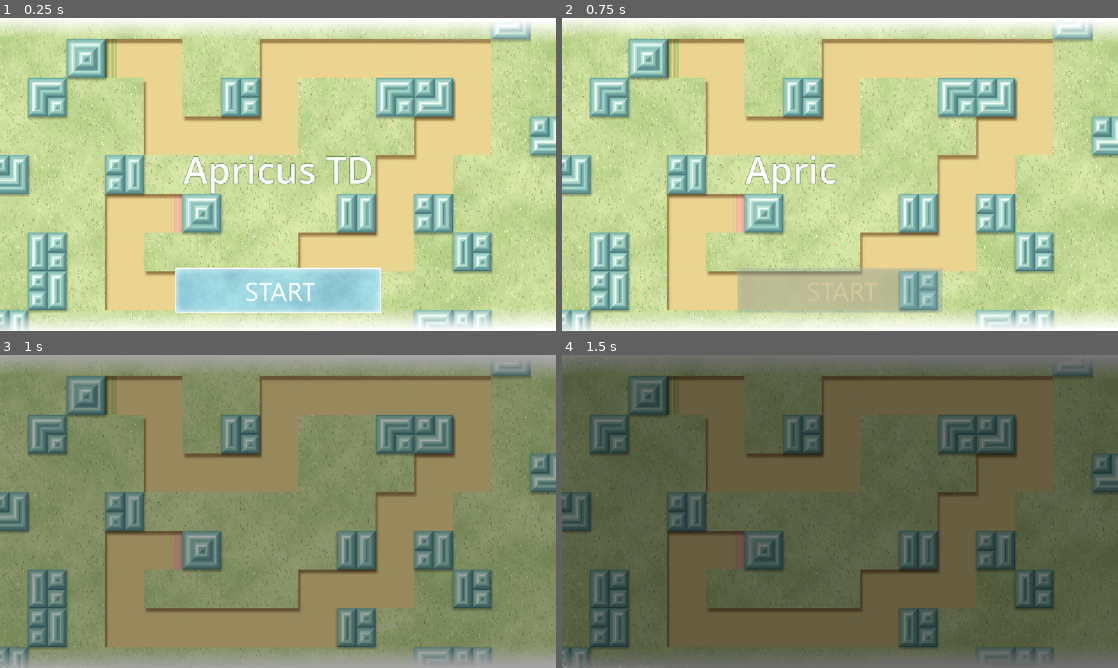
Above: before the commit, frames 1-4 (two rows, left to right).
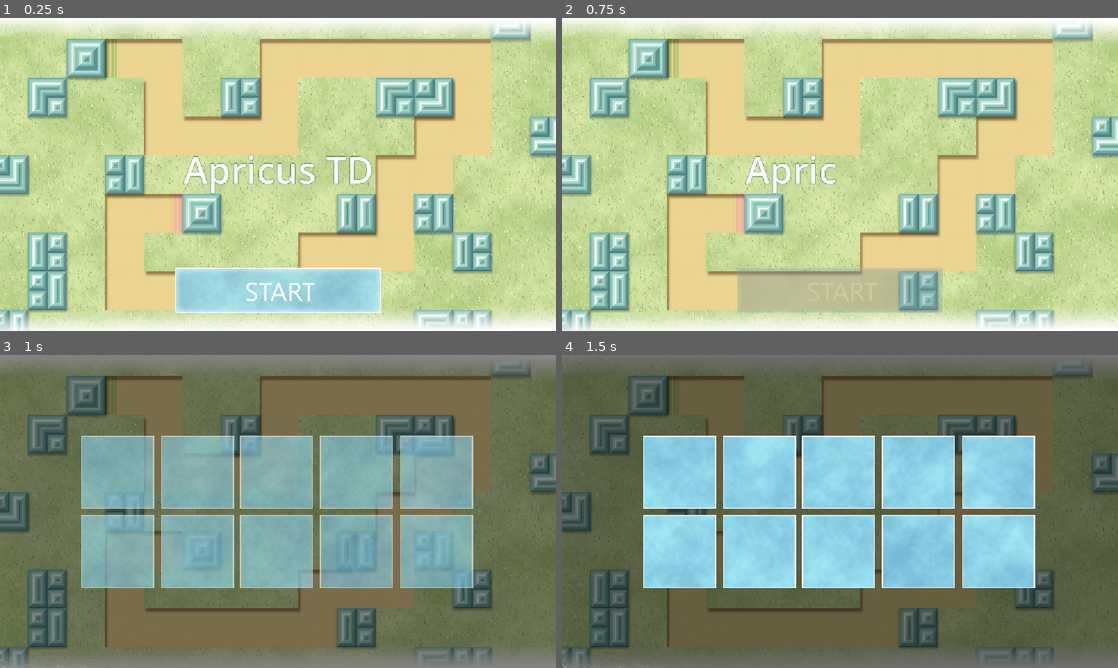
Above: after the commit, the same moments.

Repository: arcjn/Apricus-TD
Game: Godot game, scene res://Scenes/home_page.tscn
Two runs of this game, one before a commit and one after it. Both use one fixed random seed, a clock stepped at 60 frames per second and the inputs below.
Inputs (mouse positions are in pixels of both pictures, inside the frame that each line leads up to):
- Up to frame 1 (0.25 s): no input
- Up to frame 2 (0.75 s): click (840, 290) at 0.5 s
- Up to frame 3 (1 s): no input
- Up to frame 4 (1.5 s): click (678, 470) at 1.27 s

Frames 1-2 are identical in both runs. In frame 3, 94% of the frame differs, in the area x 0-100%, y 0-100%; in frame 4, 31%.

Commit message:
I added level election tiles in the level selection screen
I added 10 little different tiles in my level selection screen which can be clicked to select levels

Diff:
--- a/Scenes/level_select_screen.tscn
+++ b/Scenes/level_select_screen.tscn
@@ -1,3 +1,154 @@
 [gd_scene format=3 uid="uid://yc6gr5tgpcgb"]
 
+[ext_resource type="Texture2D" uid="uid://cddxm0hjwkg22" path="res://Images/LevelSelectBagroung.png" id="1_cmltv"]
+[ext_resource type="Script" uid="uid://c15nclyhv4042" path="res://backgroung.gd" id="2_ehhal"]
+[ext_resource type="Texture2D" uid="uid://bx5anlufcb0er" path="res://Images/Level Select Tiles/T1.png" id="3_axn1m"]
+[ext_resource type="Texture2D" uid="uid://c6tgnp26v5avb" path="res://Images/Level Select Tiles/T2.png" id="4_6byg0"]
+[ext_resource type="Texture2D" uid="uid://bydh2ejhr1t0o" path="res://Images/Level Select Tiles/T3.png" id="5_p0svx"]
+[ext_resource type="Texture2D" uid="uid://csd0dxlmo8nxg" path="res://Images/Level Select Tiles/T4.png" id="6_wtfam"]
+[ext_resource type="Texture2D" uid="uid://cvqmxs48sj845" path="res://Images/Level Select Tiles/T5.png" id="7_id3yd"]
+[ext_resource type="Texture2D" uid="uid://26p13cvtyqht" path="res://Images/Level Select Tiles/T6.png" id="8_qgn01"]
+[ext_resource type="Texture2D" uid="uid://dfawjbm8rjcrc" path="res://Images/Level Select Tiles/T7.png" id="9_hndcd"]
+[ext_resource type="Texture2D" uid="uid://cr2mqajgrlu6" path="res://Images/Level Select Tiles/T8.png" id="10_042ib"]
+[ext_resource type="Texture2D" uid="uid://darvr46d044yj" path="res://Images/Level Select Tiles/T9.png" id="11_enecf"]
+[ext_resource type="Texture2D" uid="uid://bsrydmqmqst8l" path="res://Images/Level Select Tiles/T10.png" id="12_yks0j"]
+
 [node name="level_select_screen" type="Node2D" unique_id=1781064770]
+
+[node name="Backgroung" type="TextureRect" parent="." unique_id=1832118188]
+offset_right = 1152.0
+offset_bottom = 648.0
+texture = ExtResource("1_cmltv")
+script = ExtResource("2_ehhal")
+
+[node name="B1" type="TextureButton" parent="Backgroung" unique_id=1428576287]
+layout_mode = 0
+offset_left = 168.0
+offset_top = 167.0
+offset_right = 319.0
+offset_bottom = 318.0
+texture_normal = ExtResource("3_axn1m")
+
+[node name="Level1" type="TextureRect" parent="Backgroung/B1" unique_id=1711936993]
+layout_mode = 0
+offset_left = 52.0
+offset_top = 52.0
+offset_right = 92.0
+offset_bottom = 92.0
+
+[node name="B2" type="TextureRect" parent="Backgroung" unique_id=542084136]
+layout_mode = 0
+offset_left = 333.0
+offset_top = 167.0
+offset_right = 484.0
+offset_bottom = 318.0
+texture = ExtResource("4_6byg0")
+
+[node name="Level2" type="TextureRect" parent="Backgroung/B2" unique_id=1453088631]
+layout_mode = 0
+offset_right = 40.0
+offset_bottom = 40.0
+
+[node name="B3" type="TextureButton" parent="Backgroung" unique_id=1766187336]
+layout_mode = 0
+offset_left = 498.0
+offset_top = 167.0
+offset_right = 649.0
+offset_bottom = 318.0
+texture_normal = ExtResource("5_p0svx")
+
+[node name="Level3" type="TextureRect" parent="Backgroung/B3" unique_id=1930848284]
+layout_mode = 0
+offset_right = 40.0
+offset_bottom = 40.0
+
+[node name="B4" type="TextureButton" parent="Backgroung" unique_id=69111406]
+layout_mode = 0
+offset_left = 663.0
+offset_top = 167.0
+offset_right = 814.0
+offset_bottom = 318.0
+texture_normal = ExtResource("6_wtfam")
+
+[node name="Level4" type="TextureRect" parent="Backgroung/B4" unique_id=1399577758]
+layout_mode = 0
+offset_right = 40.0
+offset_bottom = 40.0
+
+[node name="B5" type="TextureButton" parent="Backgroung" unique_id=737336333]
+layout_mode = 0
+offset_left = 828.0
+offset_top = 167.0
+offset_right = 979.0
+offset_bottom = 318.0
+texture_normal = ExtResource("7_id3yd")
+
+[node name="Level5" type="TextureRect" parent="Backgroung/B5" unique_id=790222408]
+layout_mode = 0
+offset_right = 40.0
+offset_bottom = 40.0
+
+[node name="B6" type="TextureButton" parent="Backgroung" unique_id=1293635918]
+layout_mode = 0
+offset_left = 168.0
+offset_top = 332.0
+offset_right = 319.0
+offset_bottom = 483.0
+texture_normal = ExtResource("8_qgn01")
+
+[node name="Level6" type="TextureRect" parent="Backgroung/B6" unique_id=1925752461]
+layout_mode = 0
+offset_right = 40.0
+offset_bottom = 40.0
+
+[node name="B7" type="TextureButton" parent="Backgroung" unique_id=1751270406]
+layout_mode = 0
+offset_left = 333.0
+offset_top = 332.0
+offset_right = 484.0
+offset_bottom = 483.0
+texture_normal = ExtResource("9_hndcd")
+
+[node name="Level7" type="TextureRect" parent="Backgroung/B7" unique_id=1074038071]
+layout_mode = 0
+offset_right = 40.0
+offset_bottom = 40.0
+
+[node name="B8" type="TextureButton" parent="Backgroung" unique_id=2120150392]
+layout_mode = 0
+offset_left = 498.0
+offset_top = 332.0
+offset_right = 649.0
+offset_bottom = 483.0
+texture_normal = ExtResource("10_042ib")
+
+[node name="Level8" type="TextureRect" parent="Backgroung/B8" unique_id=1859854309]
+layout_mode = 0
+offset_right = 40.0
+offset_bottom = 40.0
+
+[node name="B9" type="TextureButton" parent="Backgroung" unique_id=1053348332]
+layout_mode = 0
+offset_left = 663.0
+offset_top = 332.0
+offset_right = 814.0
+offset_bottom = 483.0
+texture_normal = ExtResource("11_enecf")
+
+[node name="Level9" type="TextureRect" parent="Backgroung/B9" unique_id=1264799609]
+layout_mode = 0
+offset_right = 40.0
+offset_bottom = 40.0
+
+[node name="B10" type="TextureButton" parent="Backgroung" unique_id=240094561]
+layout_mode = 0
+offset_left = 828.0
+offset_top = 332.0
+offset_right = 979.0
+offset_bottom = 483.0
+texture_normal = ExtResource("12_yks0j")
+
+[node name="Level10" type="TextureRect" parent="Backgroung/B10" unique_id=1945087427]
+layout_mode = 0
+offset_right = 40.0
+offset_bottom = 40.0
--- /dev/null
+++ b/backgroung.gd
@@ -0,0 +1,11 @@
+extends TextureRect
+
+
+# Called when the node enters the scene tree for the first time.
+func _ready() -> void:
+	pass # Replace with function body.
+
+
+# Called every frame. 'delta' is the elapsed time since the previous frame.
+func _process(delta: float) -> void:
+	pass
Binary file added: Images/Level Select Tiles/T1.png
Not shown, added: Images/Level Select Tiles/T1.png.import
Binary file added: Images/Level Select Tiles/T10.png
Not shown, added: Images/Level Select Tiles/T10.png.import
Binary file added: Images/Level Select Tiles/T2.png
Not shown, added: Images/Level Select Tiles/T2.png.import
Binary file added: Images/Level Select Tiles/T3.png
Not shown, added: Images/Level Select Tiles/T3.png.import
Binary file added: Images/Level Select Tiles/T4.png
Not shown, added: Images/Level Select Tiles/T4.png.import
Binary file added: Images/Level Select Tiles/T5.png
Not shown, added: Images/Level Select Tiles/T5.png.import
(and 11 more such lines)
